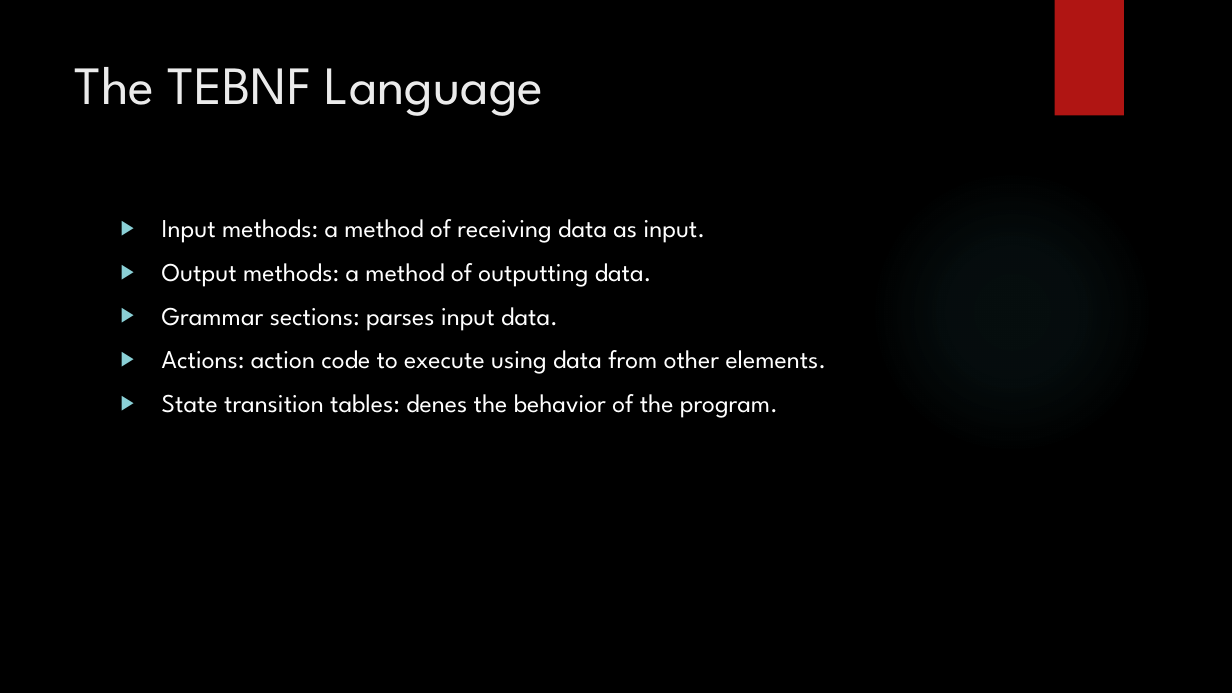
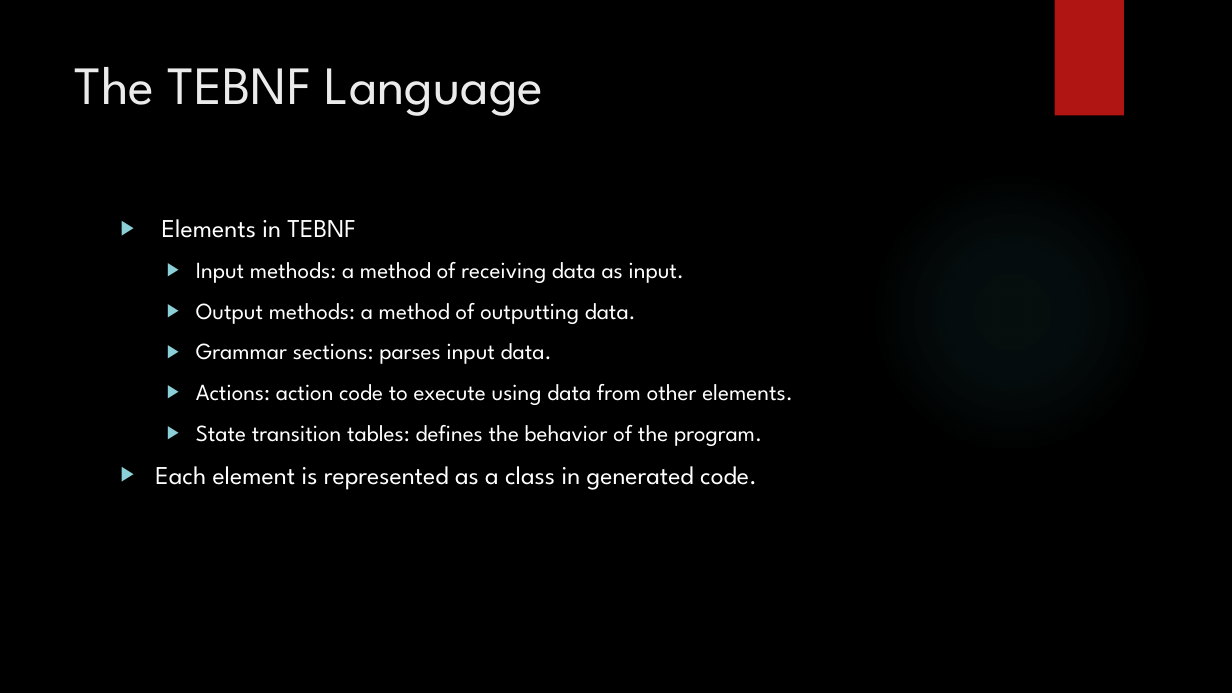
Before and after one commit to JasonGYoung/ProjectReport, a slide deck: slide 9 of DefensePresentation.pptx. Drawn at 1232x693 pixels with LibreOffice and Linux fonts; fonts in the diff are those of the drawing; background and template pictures are left out. Boxes give left, top, right and bottom in pixels: in the first picture for what was removed or moved away, otherwise in the second. Text is boxed around its words. In the diff, an @@ line names an element or a change of style, - is before the commit and + after.

```diff
--- a/DefensePresentation.pptx
+++ b/DefensePresentation.pptx
@@ text at (162,219,356,238): paragraph added @@
+▶ Elements in TEBNF
@@ text at (196,262,793,405): size 20 to 18 pt in "Input methods: a method of receiving data ...", "Output methods: a method of outputting data.", "Grammar sections: parses input data.", "Actions: action code to execute using data ..."; list level 1 to 2 in "Input methods: a method of ..."; list level 1 to 2 in "Output methods: a method of ..."; list level 1 to 2 in "Grammar sections: parses input data."; list level 1 to 2 in "Actions: action code to execute ..." @@
@@ text at (155,425,762,490): text changed; size 20 to 18 pt @@
-▶ State transition tables: denes the behavior of the program.
+  ▶ State transition tables: defines the behavior of the program.
+▶ Each element is represented as a class in generated code.
```
Also in this commit, not shown: 12 other slides changed, 2 slides added, 2 slides removed.
